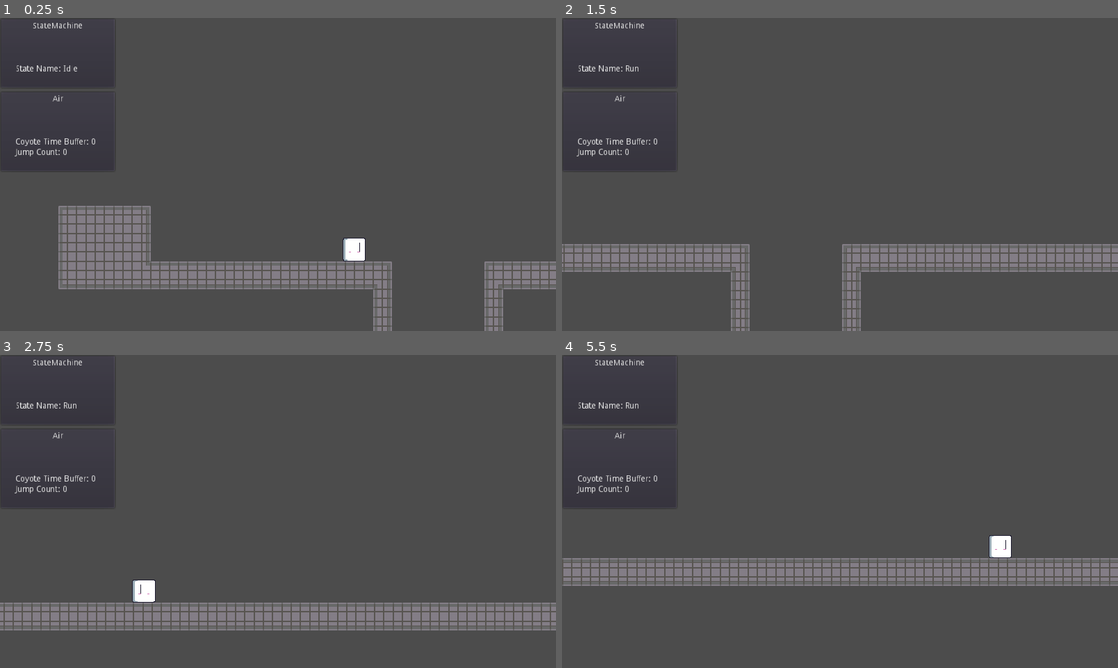
Above: before the commit, frames 1-4 (two rows, left to right).
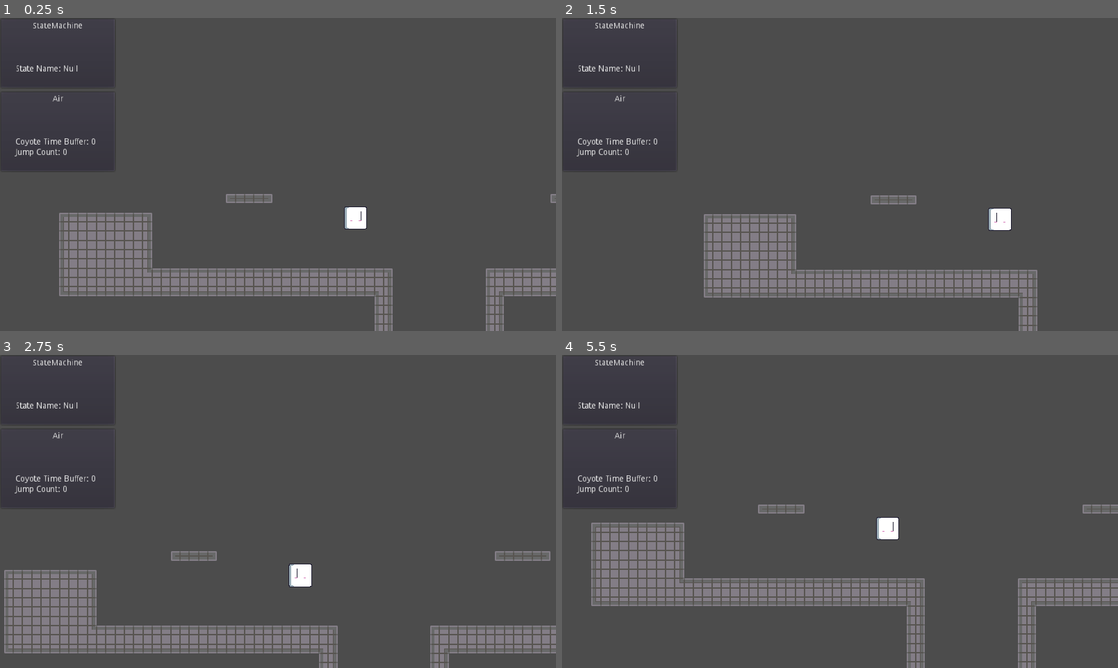
Above: after the commit, the same moments.

Repository: Levrault/Levrault-s-2D-platformer-starter
Game: Godot game, scene res://src/Main/Game.tscn
Same seed, same stepped clock (60 frames per second), same inputs: the game is played once before the commit and once after it.
Inputs (mouse positions are in pixels of both pictures, inside the frame that each line leads up to):
- Up to frame 1 (0.25 s): no input
- Up to frame 2 (1.5 s): move the mouse to (617, 96) at 0.52 s; hold Shift (sprint) 0.53-1.28 s; hold D (move_right) from 0.53 s (still down); click (617, 96) at 0.67 s; tap Space (jump) at 0.77 s; move the mouse to (728, 190) at 1.27 s; tap Shift (sprint) at 1.35 s
- Up to frame 3 (2.75 s): tap Space (jump) at 1.52 s; move the mouse to (333, 442) at 2.02 s; release D (move_right) at 2.03 s; hold A (move_left) from 2.03 s (still down); hold Shift (sprint) from 2.03 s (still down)
- Up to frame 4 (5.5 s): move the mouse to (812, 574) at 2.77 s; release A (move_left) at 2.78 s; release Shift (sprint) at 2.78 s; hold D (move_right) 2.78-4.28 s; tap Shift (sprint) at 2.85, 4.35 s; click (812, 574) at 2.92 s; tap Space (jump) at 3.02, 3.77, 4.52 s; move the mouse to (1006, 558) at 3.52 s; hold Shift (sprint) 3.53-4.28 s; move the mouse to (673, 464) at 4.27 s; hold A (move_left) 4.28-5.03 s; move the mouse to (867, 511) at 5.02 s; hold D (move_right) from 5.03 s (still down); hold Shift (sprint) from 5.03 s (still down); click (867, 511) at 5.17 s

The runs differ from the first frame. In frame 1, 7.3% of the frame differs, in the area x 10-100%, y 15-100%; in frame 2, 12%; in frame 3, 13%, in the area x 0-100%, y 15-100%; in frame 4, 13%.
Error after the commit: Invalid get index 'name' (on base: 'null instance'). (res://src/Libraries/StateMachine/StateMachine.gd:8)

Commit message:
feat(player): add skin scene

Diff:
--- a/assets/tilesets/tileset_placeholder_16x16.tres
+++ b/assets/tilesets/tileset_placeholder_16x16.tres
@@ -27,6 +27,24 @@
 points = PoolVector2Array( 0, 0, 16, 0, 16, 16, 0, 16 )
 
 [sub_resource type="ConvexPolygonShape2D" id=9]
+points = PoolVector2Array( 0, 0, 16, 0, 16, 16, 0, 16 )
+
+[sub_resource type="ConvexPolygonShape2D" id=10]
+points = PoolVector2Array( 0, 0, 16, 0, 16, 16, 0, 16 )
+
+[sub_resource type="ConvexPolygonShape2D" id=11]
+points = PoolVector2Array( 0, 0, 16, 0, 16, 16, 0, 16 )
+
+[sub_resource type="ConvexPolygonShape2D" id=12]
+points = PoolVector2Array( 0, 0, 16, 0, 16, 16, 0, 16 )
+
+[sub_resource type="ConvexPolygonShape2D" id=13]
+points = PoolVector2Array( 0, 0, 16, 0, 16, 16, 0, 16 )
+
+[sub_resource type="ConvexPolygonShape2D" id=14]
+points = PoolVector2Array( 0, 0, 16, 0, 16, 16, 0, 16 )
+
+[sub_resource type="ConvexPolygonShape2D" id=15]
 points = PoolVector2Array( 0, 0, 16, 0, 16, 16, 0, 16 )
 
 [resource]
@@ -129,6 +147,42 @@
 "one_way_margin": 1.0,
 "shape": SubResource( 9 ),
 "shape_transform": Transform2D( 1, 0, 0, 1, 0, 0 )
+}, {
+"autotile_coord": Vector2( 3, 0 ),
+"one_way": false,
+"one_way_margin": 1.0,
+"shape": SubResource( 10 ),
+"shape_transform": Transform2D( 1, 0, 0, 1, 0, 0 )
+}, {
+"autotile_coord": Vector2( 3, 1 ),
+"one_way": false,
+"one_way_margin": 1.0,
+"shape": SubResource( 11 ),
+"shape_transform": Transform2D( 1, 0, 0, 1, 0, 0 )
+}, {
+"autotile_coord": Vector2( 3, 2 ),
+"one_way": false,
+"one_way_margin": 1.0,
+"shape": SubResource( 12 ),
+"shape_transform": Transform2D( 1, 0, 0, 1, 0, 0 )
+}, {
+"autotile_coord": Vector2( 0, 3 ),
+"one_way": true,
+"one_way_margin": 1.0,
+"shape": SubResource( 13 ),
+"shape_transform": Transform2D( 1, 0, 0, 1, 0, 0 )
+}, {
+"autotile_coord": Vector2( 1, 3 ),
+"one_way": true,
+"one_way_margin": 1.0,
+"shape": SubResource( 14 ),
+"shape_transform": Transform2D( 1, 0, 0, 1, 0, 0 )
+}, {
+"autotile_coord": Vector2( 2, 3 ),
+"one_way": true,
+"one_way_margin": 1.0,
+"shape": SubResource( 15 ),
+"shape_transform": Transform2D( 1, 0, 0, 1, 0, 0 )
 } ]
 47/z_index = 0
 48/name = "tileset_placeholder_16x16.png 48"
--- a/src/Main/Game.tscn
+++ b/src/Main/Game.tscn
@@ -20,7 +20,7 @@
 
 [node name="Column" type="VBoxContainer" parent="UI/DebugDock"]
 margin_right = 200.0
-margin_bottom = 410.0
+margin_bottom = 266.0
 
 [node name="DebugPanel2" parent="UI/DebugDock/Column" instance=ExtResource( 3 )]
 margin_right = 200.0
@@ -39,7 +39,7 @@
 tile_set = ExtResource( 2 )
 cell_size = Vector2( 16, 16 )
 format = 1
-tile_data = PoolIntArray( 589807, 47, 0, 589808, 47, 1, 589809, 47 …(12711 unchanged characters)…
+tile_data = PoolIntArray( 393217, 47, 196608, 393218, 47, 196609, 393219, 47, 196609, 393220, 47, 196609, 393221, 47, 196610, 393252, 47, 196608, 393253, 47, 196609, 393254, 47, 196609, 393255, 47, 196609, 393256, 47, 196609, 393257, 47, 196610, 589807, 47, 0, 589808, 47, 1, 589809, 47 …(12711 unchanged characters)…
 
 [node name="Player" parent="." instance=ExtResource( 1 )]
 position = Vector2( 239.531, 137.543 )
--- a/src/Player/Player.tscn
+++ b/src/Player/Player.tscn
@@ -1,6 +1,6 @@
 [gd_scene load_steps=10 format=2]
 
-[ext_resource path="res://assets/sprites/Player.png" type="Texture" id=1]
+[ext_resource path="res://src/Player/Skin.tscn" type="PackedScene" id=1]
 [ext_resource path="res://src/Libraries/StateMachine/StateMachine.gd" type="Script" id=2]
 [ext_resource path="res://src/Player/States/Idle.gd" type="Script" id=3]
 [ext_resource path="res://src/Player/States/Move.gd" type="Script" id=4]
@@ -17,17 +17,16 @@
 collision_mask = 6
 script = ExtResource( 7 )
 
-[node name="CameraRig" parent="." instance=ExtResource( 8 )]
-
 [node name="CollisionShape2D" type="CollisionShape2D" parent="."]
 shape = SubResource( 1 )
 
-[node name="Sprite" type="Sprite" parent="."]
-texture = ExtResource( 1 )
+[node name="CameraRig" parent="." instance=ExtResource( 8 )]
+
+[node name="Skin" parent="." instance=ExtResource( 1 )]
 
 [node name="StateMachine" type="Node" parent="."]
 script = ExtResource( 2 )
-initial_state = NodePath("Move/Idle")
+initial_state = NodePath("../CameraRig/StateMachine/Move/Idle")
 
 [node name="Move" type="Node" parent="StateMachine"]
 script = ExtResource( 4 )
--- /dev/null
+++ b/src/Player/Skin.gd
@@ -0,0 +1,18 @@
+extends Node2D
+
+signal animation_finished(anim_name)
+
+onready var anim: AnimationPlayer = $AnimationPlayer
+
+
+func _ready() -> void:
+    anim.connect("animation_finished", self, "_on_AnimationPlayer_animation_finished")
+
+
+func _on_AnimationPlayer_animation_finished(anim_name: String) -> void:
+    emit_signal("animation_finished", anim_name)
+
+
+func play(anim_name: String) -> void:
+    assert(anim_name in anim.get_animation_list())
+    anim.play(anim_name)
--- /dev/null
+++ b/src/Player/Skin.tscn
@@ -0,0 +1,13 @@
+[gd_scene load_steps=2 format=2]
+
+[ext_resource path="res://assets/sprites/Player.png" type="Texture" id=1]
+
+[node name="Skin" type="Node2D"]
+
+[node name="AnimationPlayer" type="AnimationPlayer" parent="."]
+
+[node name="Sprite" type="Sprite" parent="."]
+texture = ExtResource( 1 )
+__meta__ = {
+"_editor_description_": ""
+}
--- a/src/Player/States/Air.gd
+++ b/src/Player/States/Air.gd
@@ -36,7 +36,6 @@
 	if "coyote_time" in msg:
 		_coyote_time_buffer = MAX_COYOTE_TIME_FRAME
 	if "impulse" in msg:
-		print("impulse")
 		jump()
 
 
--- a/src/Player/States/Move.gd
+++ b/src/Player/States/Move.gd
@@ -18,6 +18,7 @@
 
 func physics_process(delta: float) -> void:
 	velocity = calculate_velocity(velocity, max_speed, acceleration, decceleration, delta, get_move_direction())
+	# @TODO: should be replace by move_and_slide_with_snap
 	velocity = owner.move_and_slide(velocity, owner.FLOOR_NORMAL)
 	Events.emit_signal("player_moved", owner)
 
Not shown: 1 places in assets/tilesets/tileset_placeholder_16x16.tres that only renumber resources
